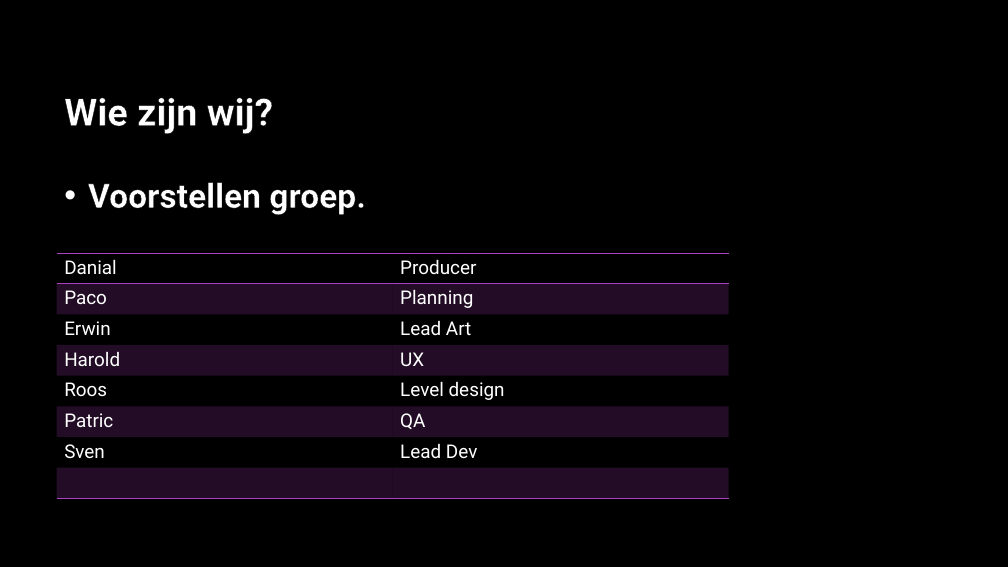
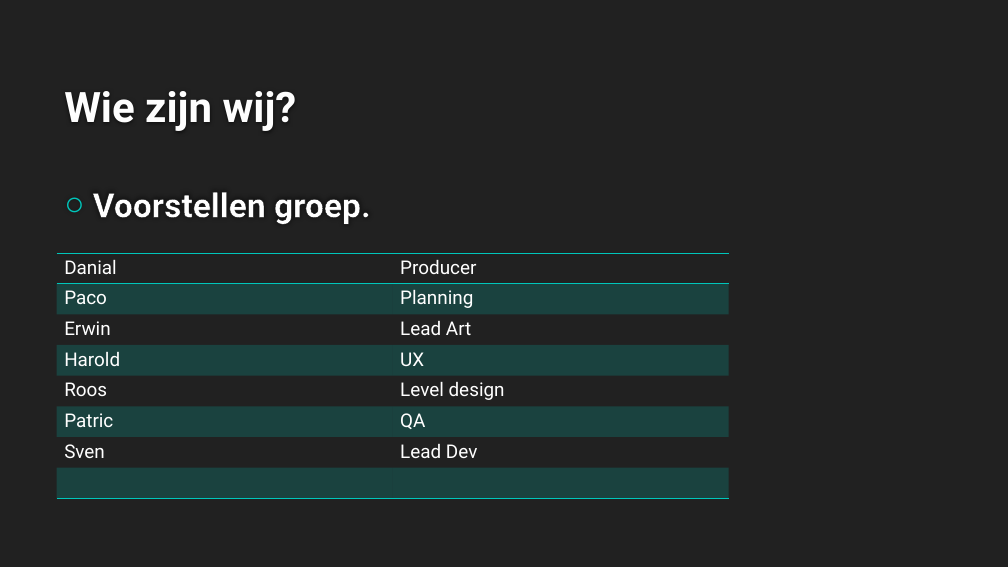
Before and after one commit to DanialVEVO/Gamelab2, a slide deck: slide 3 of Presentatie/Concept Fase.pptx. Drawn at 1008x567 pixels with LibreOffice and Linux fonts; fonts in the diff are those of the drawing; background and template pictures are left out. Boxes give left, top, right and bottom in pixels: in the first picture for what was removed or moved away, otherwise in the second. Text is boxed around its words. In the diff, an @@ line names an element or a change of style, - is before the commit and + after.

```diff
--- a/Presentatie/Concept Fase.pptx
+++ b/Presentatie/Concept Fase.pptx
@@ background picture (left out) to #212121 @@
@@ title "Wie zijn wij?": place and size @@
-title "Wie zijn wij?" at [64, 98, 273, 134]
+title "Wie zijn wij?" at [64, 91, 297, 131]
@@ title "Wie zijn wij?" at [64, 91, 297, 131]: size 36 to 40 pt, text colour #FFFFFF to #FEFEFE; vertical alignment middle to bottom @@
@@ text "Voorstellen groep.": place and size @@
-text "Voorstellen groep." at [88, 182, 366, 215]
+text "Voorstellen groep." at [93, 192, 371, 224]
@@ text "Voorstellen groep." at [93, 192, 371, 224]: bullet • to ○; more space between paragraphs; bullet colour #FFFFFF to #00C6BB @@
@@ table at [57, 253, 728, 498] @@
@@ fill #AC3EC1 at 20% opacity to #00C6BB at 20% opacity in 8 cells @@
@@ borders changed @@
```
Also in this commit, not shown: 8 other slides changed, 1 other file.
